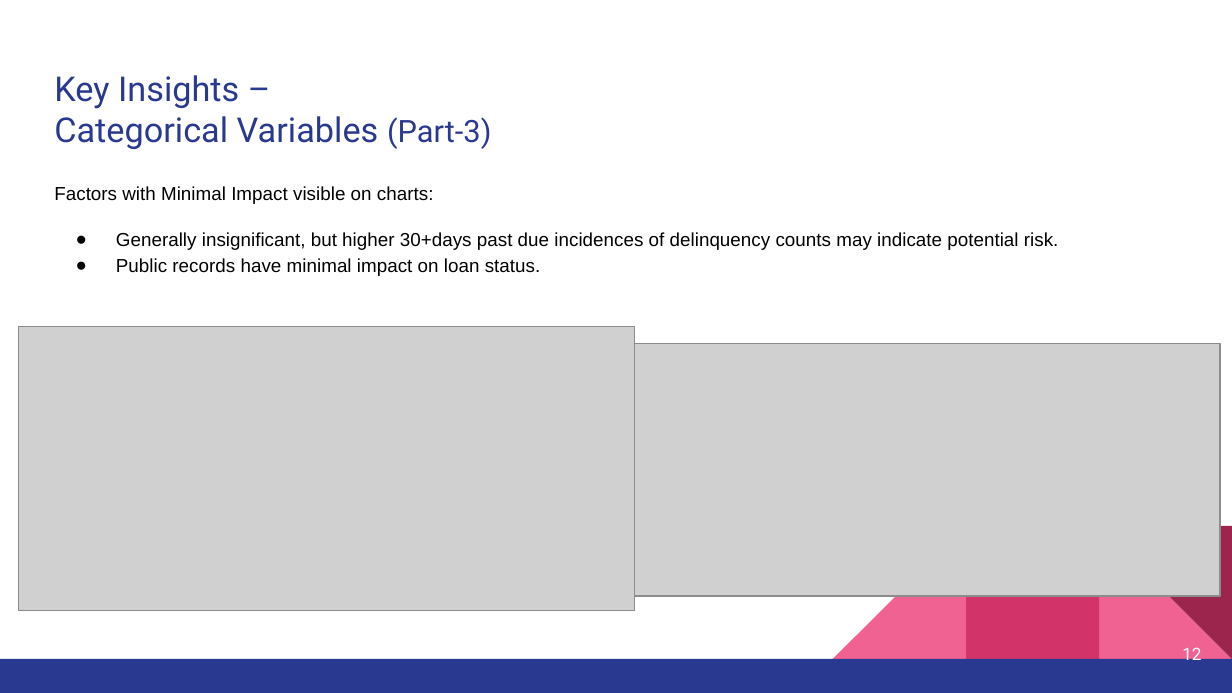
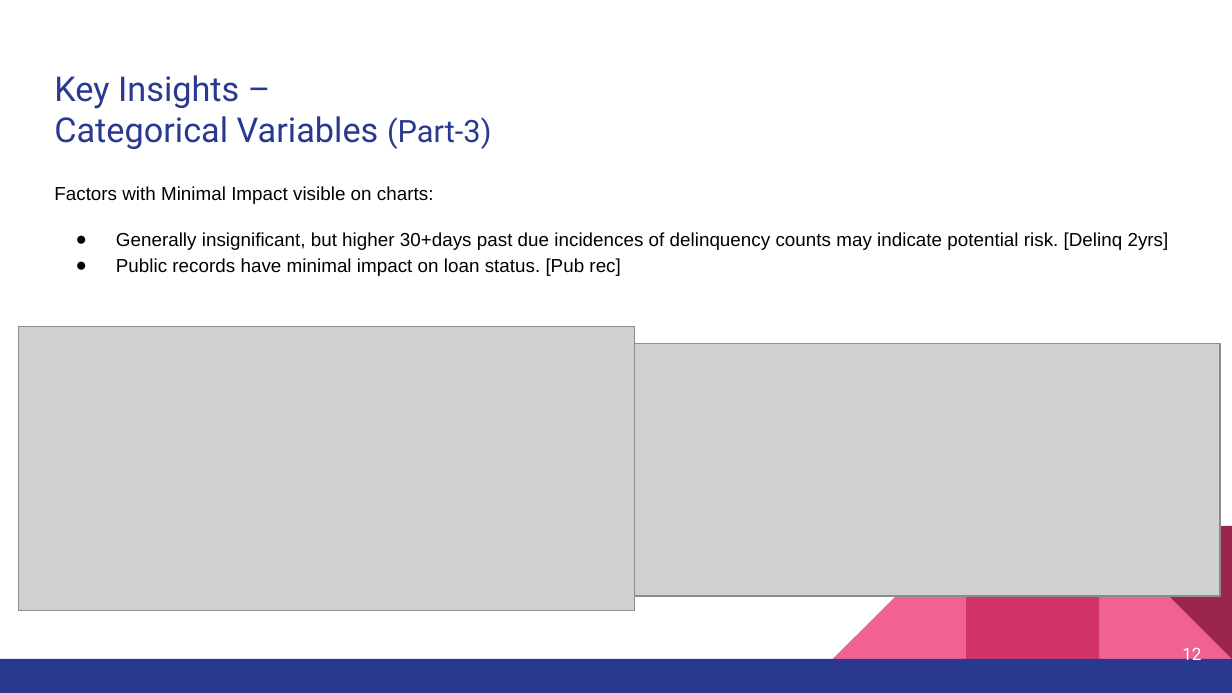
Before and after one commit to amaan2398/insights-into-lending-risks, a slide deck: slide 12 of docs/Amaan_Shaikh-Case_study-Insights_into_Lending_Risks .pptx. Drawn at 1232x693 pixels with LibreOffice and Linux fonts; fonts in the diff are those of the drawing; grey boxes stand for pictures. Boxes give left, top, right and bottom in pixels: in the first picture for what was removed or moved away, otherwise in the second. Text is boxed around its words. In the diff, an @@ line names an element or a change of style, - is before the commit and + after.

```diff
--- a/docs/Amaan_Shaikh-Case_study-Insights_into_Lending_Risks .pptx
+++ b/docs/Amaan_Shaikh-Case_study-Insights_into_Lending_Risks .pptx
@@ text at (x1=116, y1=232, x2=1169, y2=276): text changed @@
-● Generally insignificant, but higher 30+days past due incidences of delinquency counts may indicate potential risk.
-● Public records have minimal impact on loan status.
+● Generally insignificant, but higher 30+days past due incidences of delinquency counts may indicate potential risk. [Delinq 2yrs]
+● Public records have minimal impact on loan status. [Pub rec]
```
Also in this commit, not shown: 7 other slides changed, 27 slides added, 1 other file.
